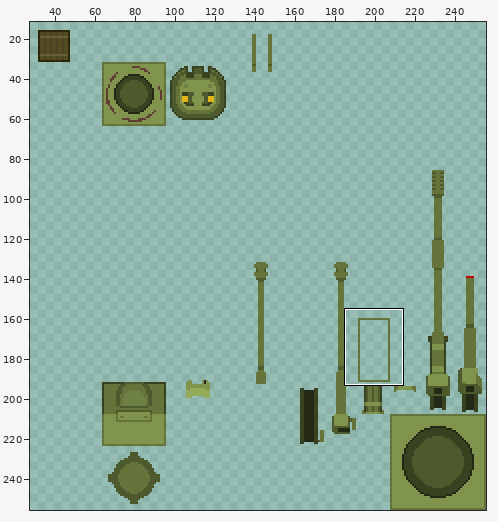
Sprite sheet, stored at assets/blocks_ussr.png. Above, an overview of the earlier version with the close-up marked.
Close-up. The starting point:
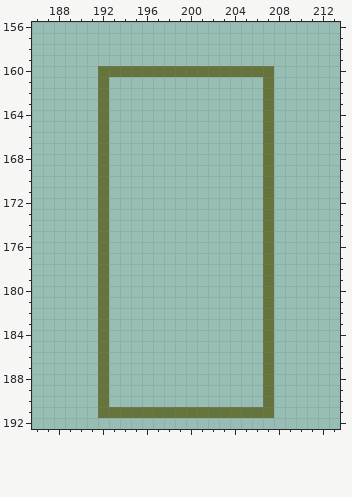
The file is 256x256 pixels. Shown: x 186..213, y 156..192. The wide view leaves out empty margins.
After the commit:
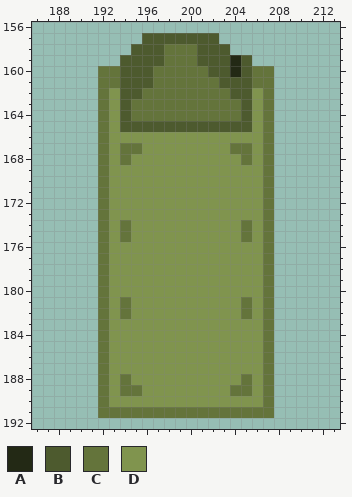
Palette (. is transparent): A #232915  B #4d5a2e  C #64743b  D #80944e
From old to new:
@@ x 191..208 @@
 156 ..................
-157 ..................
-158 ..................
-159 ..................
-160 .CCCCCCCCCCCCCCCC.
-161 .C..............C.
-162 .C..............C.
-163 .C..............C.
-164 .C..............C.
-165 .C..............C.
-166 .C..............C.
-167 .C..............C.
-168 .C..............C.
-169 .C..............C.
-170 .C..............C.
-171 .C..............C.
-172 .C..............C.
-173 .C..............C.
-174 .C..............C.
-175 .C..............C.
-176 .C..............C.
-177 .C..............C.
-178 .C..............C.
-179 .C..............C.
-180 .C..............C.
-181 .C..............C.
-182 .C..............C.
-183 .C..............C.
-184 .C..............C.
-185 .C..............C.
-186 .C..............C.
-187 .C..............C.
-188 .C..............C.
-189 .C..............C.
-190 .C..............C.
+157 .....BBBBBBB......
+158 ....BBBCCCBBB.....
+159 ...BBBBCCCBBBAB...
+160 .CCBBBCCCCCBBABCC.
+161 .CCBBBCCCCCCBBBCC.
+162 .CDBBCCCCCCCCBBDC.
+163 .CDBCCCCCCCCCCBDC.
+164 .CDBCCCCCCCCCCBDC.
+165 .CDBBBBBBBBBBBBDC.
+166 .CDDDDDDDDDDDDDDC.
+167 .CDCCDDDDDDDDCCDC.
+168 .CDCDDDDDDDDDDCDC.
+169 .CDDDDDDDDDDDDDDC.
+170 .CDDDDDDDDDDDDDDC.
+171 .CDDDDDDDDDDDDDDC.
+172 .CDDDDDDDDDDDDDDC.
+173 .CDDDDDDDDDDDDDDC.
+174 .CDCDDDDDDDDDDCDC.
+175 .CDCDDDDDDDDDDCDC.
+176 .CDDDDDDDDDDDDDDC.
+177 .CDDDDDDDDDDDDDDC.
+178 .CDDDDDDDDDDDDDDC.
+179 .CDDDDDDDDDDDDDDC.
+180 .CDDDDDDDDDDDDDDC.
+181 .CDCDDDDDDDDDDCDC.
+182 .CDCDDDDDDDDDDCDC.
+183 .CDDDDDDDDDDDDDDC.
+184 .CDDDDDDDDDDDDDDC.
+185 .CDDDDDDDDDDDDDDC.
+186 .CDDDDDDDDDDDDDDC.
+187 .CDDDDDDDDDDDDDDC.
+188 .CDCDDDDDDDDDDCDC.
+189 .CDCCDDDDDDDDCCDC.
+190 .CDDDDDDDDDDDDDDC.
 191 .CCCCCCCCCCCCCCCC.
Where, in picture pixels (left, top, right, bottom), the same in both close-ups:
changed: (109, 33, 263, 407)
